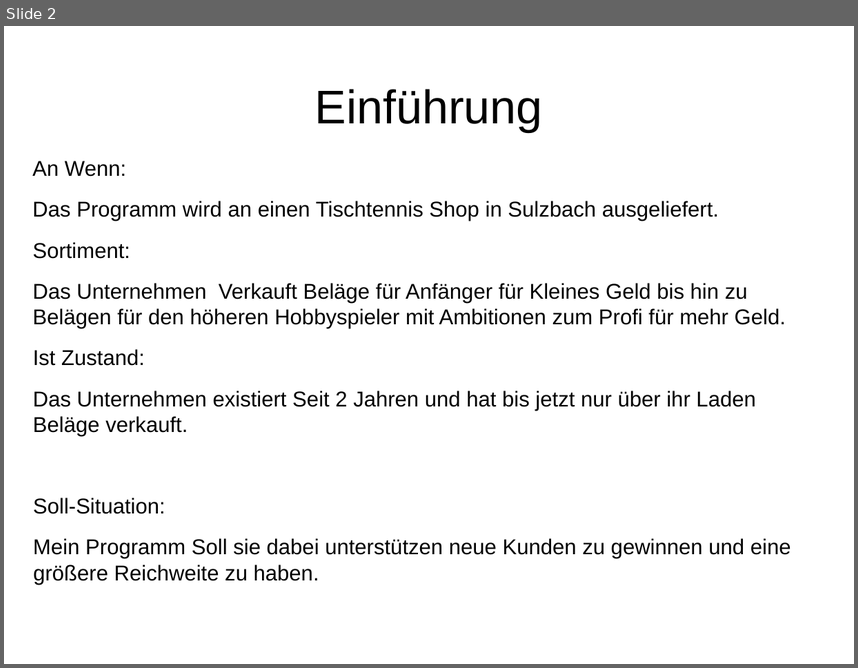
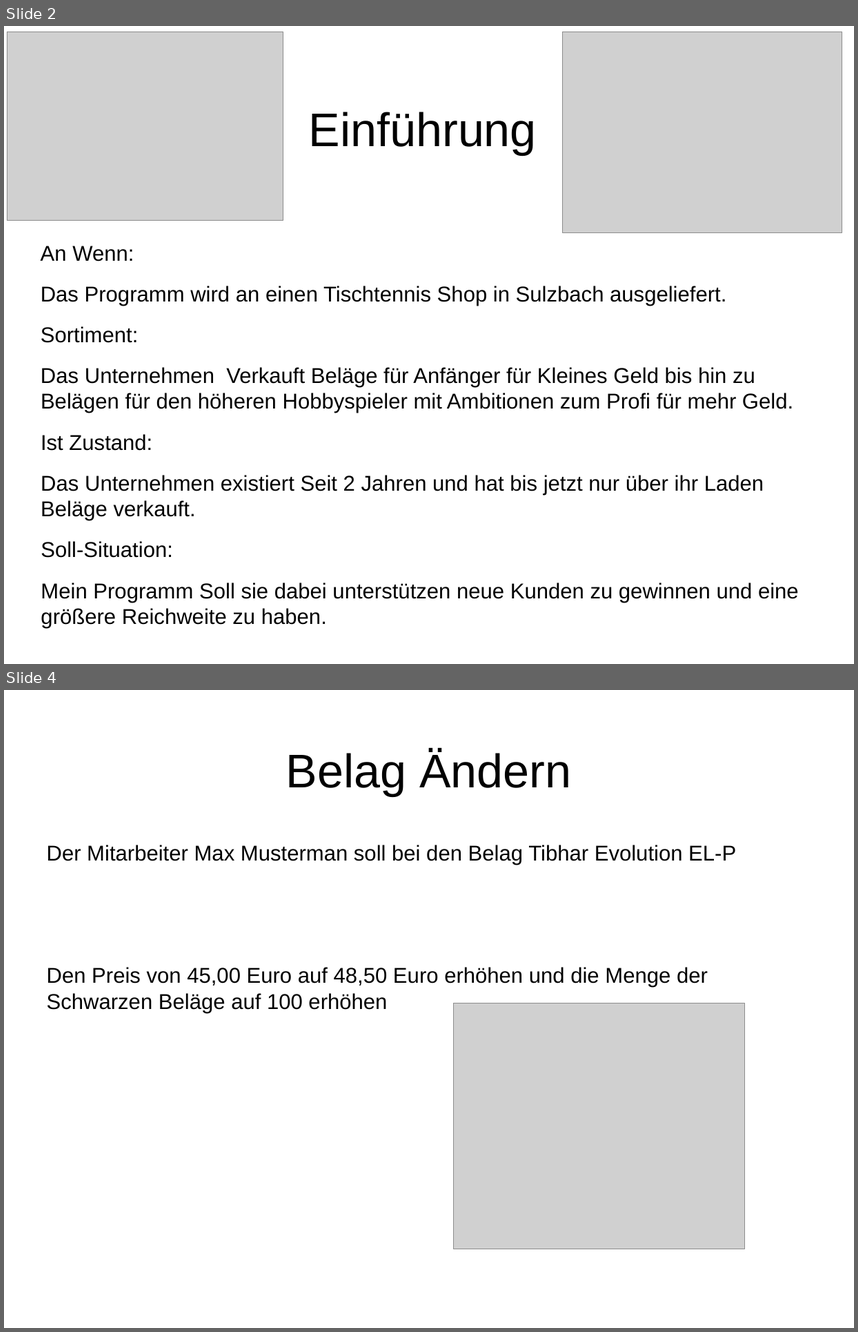
Before and after one commit to MichaelMuehlbach/Hausarbeit-Michael-M-hlbach, a slide deck: Präsentation Hausarbeit.odp. Shown one above the other, each under a label of ours: slide 2 before the commit, slides 2 and 4 after it; the slides between them are not shown. The pictures are 858x668 and 858x1332 pixels, drawn with LibreOffice and Linux fonts; fonts in the diff are those of the drawing; grey boxes stand for pictures. Boxes give left, top, right and bottom in pixels: in the first picture for what was removed or moved away, otherwise in the second. Text is boxed around its words. In the diff, an @@ line names an element or a change of style, - is before the commit and + after.

```diff
--- a/Präsentation Hausarbeit.odp
+++ b/Präsentation Hausarbeit.odp
@@ slide 4 added at <box>4,690,854,1328</box>, background #FFFFFF @@
@@ title added at <box>286,749,571,796</box>, 44 pt, text #000000 @@
+Belag Ändern
@@ text added at <box>47,845,736,1013</box>, 20 pt, text #000000 @@
+Der Mitarbeiter Max Musterman soll bei den Belag Tibhar Evolution EL-P
+Den Preis von 45,00 Euro auf 48,50 Euro erhöhen und die Menge der Schwarzen Beläge auf 100 erhöhen
@@ picture added at <box>454,1003,745,1250</box> @@
@@ slide 2 changed as well @@
@@ picture added at <box>7,32,283,220</box> @@
@@ picture added at <box>562,32,842,233</box> @@
@@ title "Einführung": place and size @@
-title "Einführung" at <box>315,89,543,132</box>
+title "Einführung" at <box>309,112,537,155</box>
@@ text "An Wenn:" rewrapped from <box>32,161,791,584</box> to <box>41,245,799,628</box> @@
```
Also in this commit, not shown: 1 other slide changed, 7 other slides added, 10 other files.
